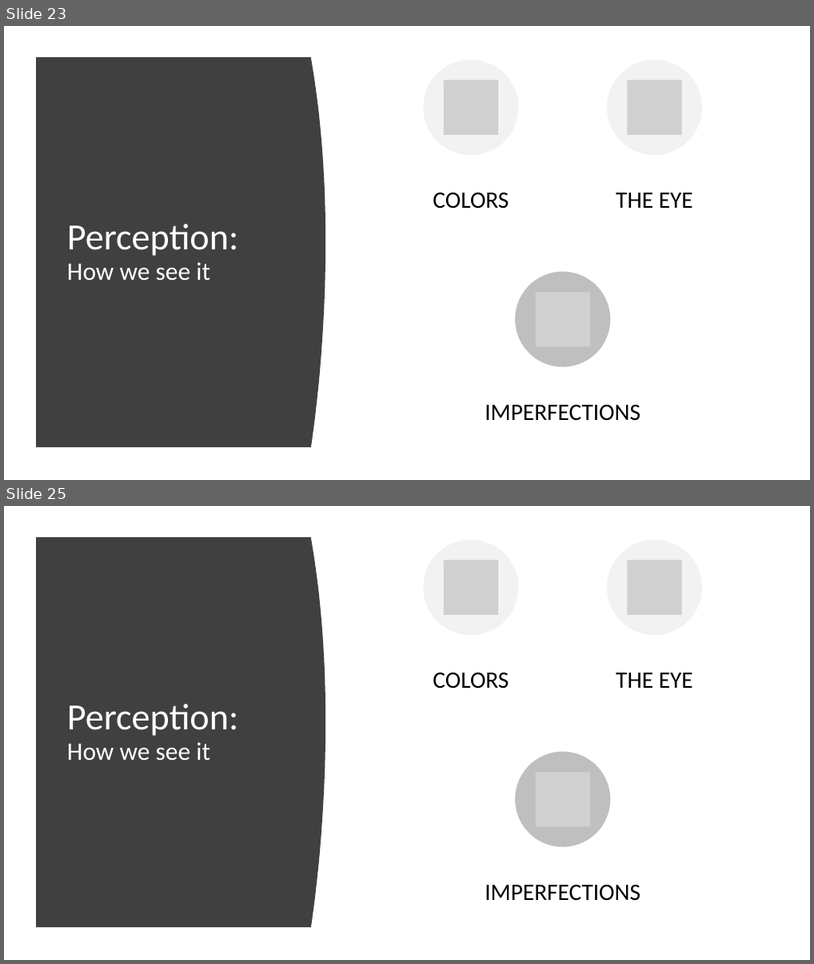
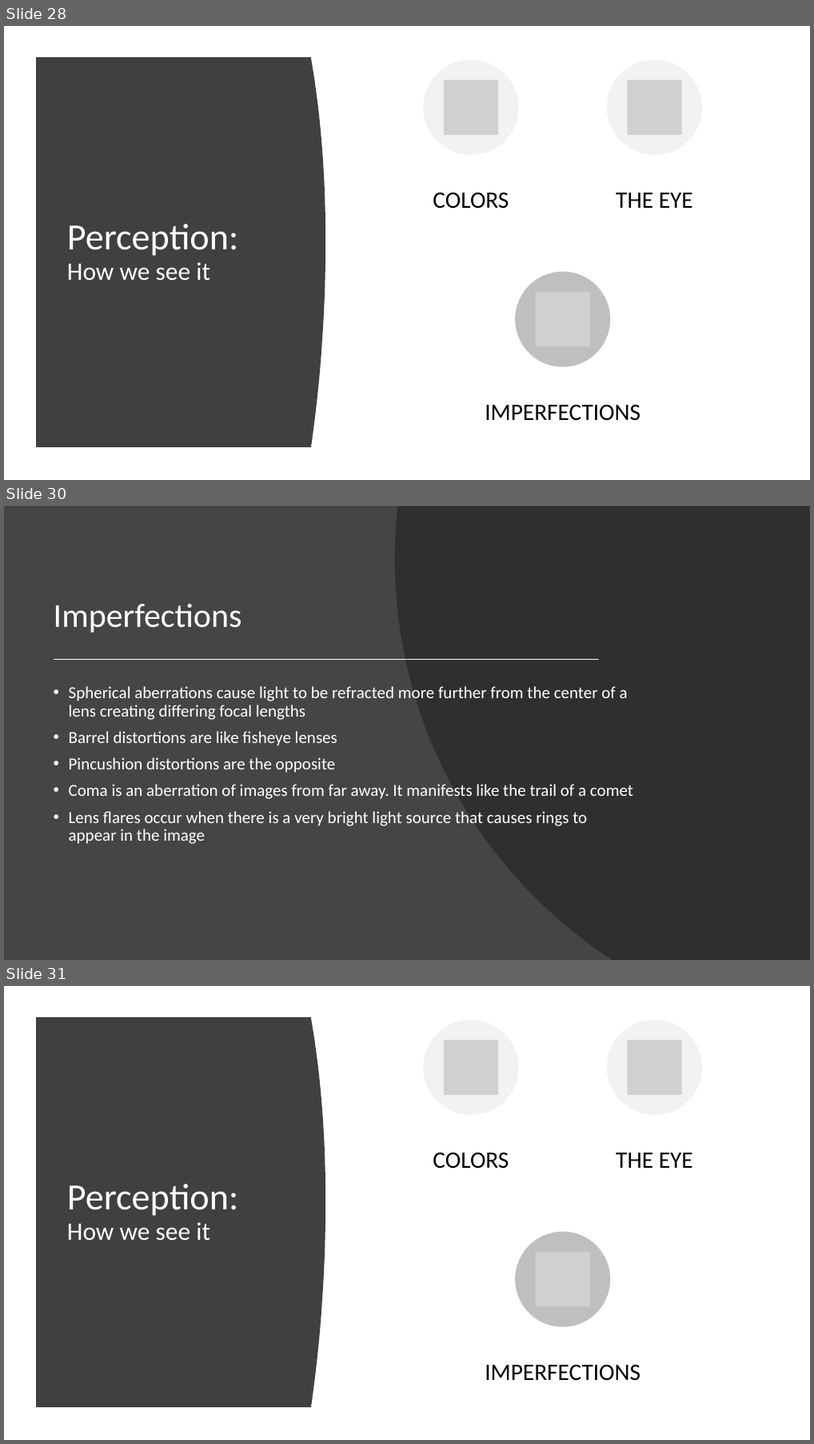
Before and after one commit to beck-peterson/cg2, a slide deck: Computer Graphics Chapter 4 Presentation.pptx. Shown one above the other, each under a label of ours: slides 23 and 25 before the commit, slides 28, 30 and 31 after it; the slides between them are not shown. The pictures are 814x964 and 814x1444 pixels, drawn with LibreOffice and Linux fonts; fonts in the diff are those of the drawing; grey boxes stand for pictures. Boxes give left, top, right and bottom in pixels: in the first picture for what was removed or moved away, otherwise in the second. Text is boxed around its words. In the diff, an @@ line names an element or a change of style, - is before the commit and + after.

```diff
--- a/Computer Graphics Chapter 4 Presentation.pptx
+++ b/Computer Graphics Chapter 4 Presentation.pptx
@@ slide 30 added at <box>4,506,810,960</box>, background #454545 @@
@@ freeform shape added at <box>395,506,810,960</box>, fill #262626 at 70% opacity @@
@@ title added at <box>54,604,242,632</box>, 40 pt, text #FFFFFF @@
+Imperfections
@@ line added from (55, 659) to (599, 659), #FFFFFF 1.5 pt @@
@@ text added at <box>69,686,634,844</box>, 20 pt, text #FFFFFF @@
+• Spherical aberrations cause light to be refracted more further from the center of a lens creating differing focal lengths
+• Barrel distortions are like fisheye lenses
+• Pincushion distortions are the opposite
+• Coma is an aberration of images from far away. It manifests like the trail of a comet
+• Lens flares occur when there is a very bright light source that causes rings to appear in the image
@@ what was slide 23 is now slide 28 @@
@@ what was slide 25 is now slide 31 @@
```
Also in this commit, not shown: 3 slides changed, 11 other slides added, 5 slides removed.
